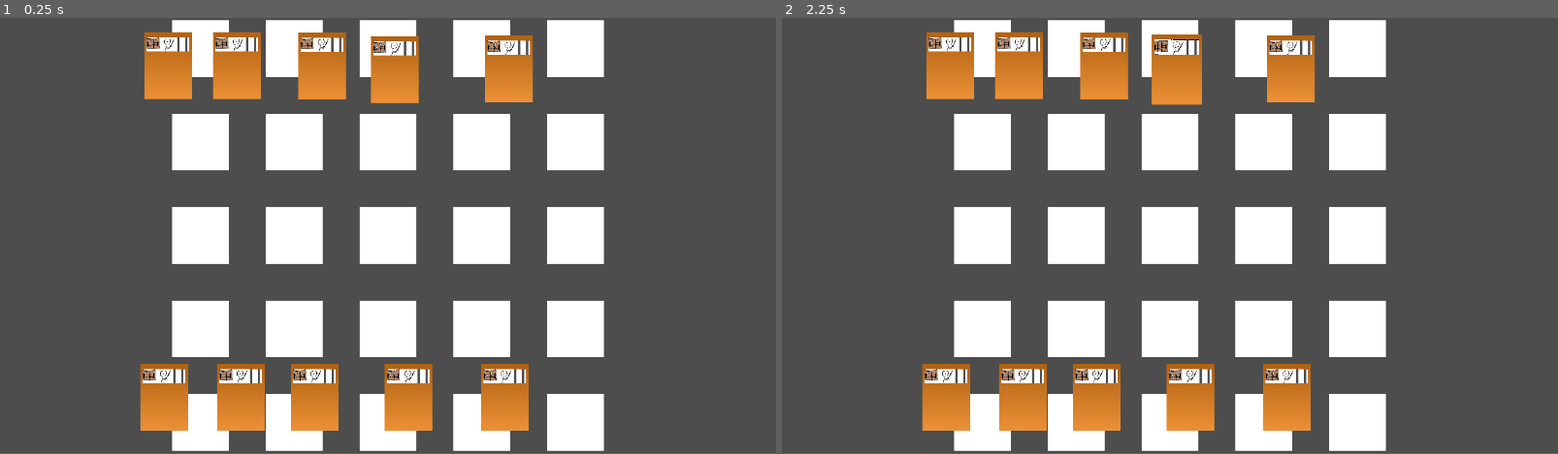
Above: before the commit, frames 1-2 (left to right).
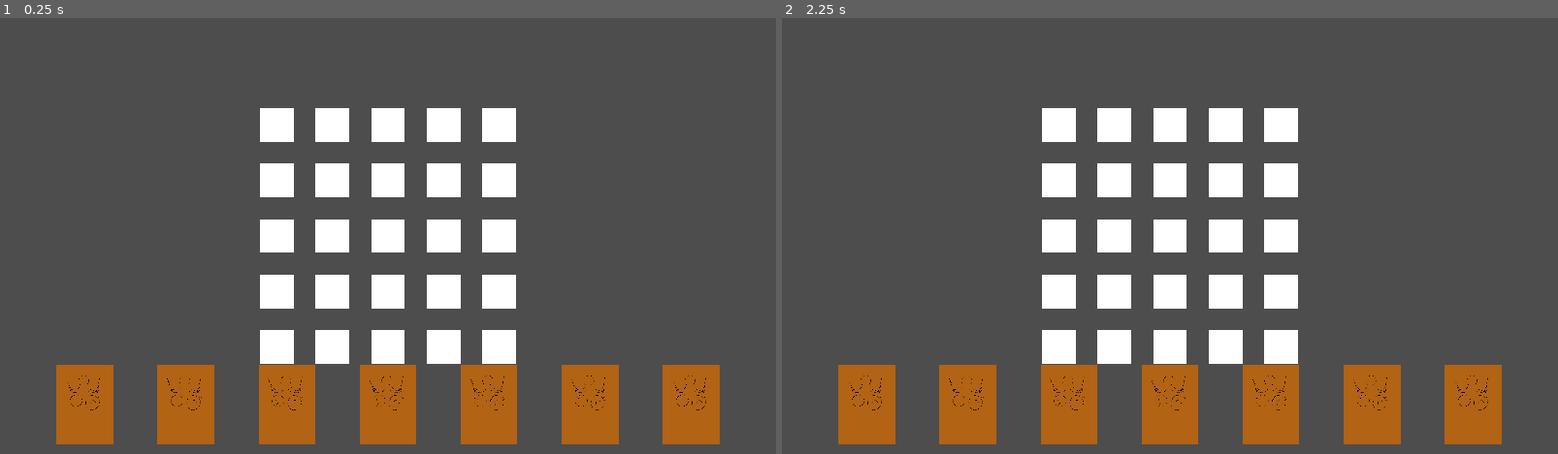
Above: after the commit, the same moments.

Repository: WywySenarios/Senarios
Game: Godot game, scene res://Scenes/level.tscn
Two runs of this game, one before a commit and one after it. Both use one fixed random seed, a clock stepped at 60 frames per second and the inputs below. This scene is started directly instead of the project's main scene.
Inputs (mouse positions are in pixels of both pictures, inside the frame that each line leads up to):
- Up to frame 1 (0.25 s): no input
- Up to frame 2 (2.25 s): tap Enter at 0.5, 2 s; move the mouse to (983, 48) at 0.52 s; press the mouse at (983, 48) at 0.53 s; hold D (right) 0.53-1.28 s; tap Space at 1.25 s; move the mouse to (1076, 48) at 1.27 s; release the mouse at (1076, 48) at 1.28 s; hold S (down) 1.28-2.03 s; tap Mouse wheel down (scroll_down) at 1.35 s; move the mouse to (1170, 48) at 2.02 s; hold D (right) from 2.03 s (still down); tap Mouse wheel up (scroll_up) at 2.1 s
In our replay, the window is 800x449 before the commit and 800x450 after it. These sizes can differ from the game's own. Grey fills any space a smaller window leaves; there, only what the larger window draws over its background counts as a difference.

The runs differ from the first frame. In frame 1, 36% of the frame differs, in the area x 7-93%, y 0-100%; in frame 2, 36%.

Commit message:
Unresponsive, unconstrained inventories
The script for the inventory is incomplete, so the inventory's size in pixels is not constant. This will be fixed in the future, hence the @experimental annotations.

Diff:
--- a/Scenes/card.tscn
+++ b/Scenes/card.tscn
@@ -35,30 +35,12 @@
 scale = Vector2(0.225, 0.225)
 texture = ExtResource("3_dbm88")
 
+[node name="card_head" type="Sprite2D" parent="."]
+
 [node name="card" type="Area2D" parent="."]
-position = Vector2(0, -75)
 
 [node name="CollisionShape2D" type="CollisionShape2D" parent="card"]
-position = Vector2(0, 75)
 shape = SubResource("RectangleShape2D_y2pvw")
-
-[node name="card_head" type="TextureRect" parent="."]
-anchors_preset = 8
-anchor_left = 0.5
-anchor_top = 0.5
-anchor_right = 0.5
-anchor_bottom = 0.5
-offset_left = -75.0
-offset_top = -100.0
-offset_right = 675.0
-offset_bottom = 150.0
-grow_horizontal = 2
-grow_vertical = 2
-scale = Vector2(0.2, 0.2)
-size_flags_horizontal = 4
-size_flags_vertical = 4
-stretch_mode = 3
-metadata/_edit_use_anchors_ = true
 
 [connection signal="body_entered" from="card" to="." method="_on_deck_maker_card_body_entered"]
 [connection signal="body_exited" from="card" to="." method="_on_deck_maker_card_body_exited"]
--- a/Scenes/level.tscn
+++ b/Scenes/level.tscn
@@ -1,54 +1,29 @@
-[gd_scene load_steps=3 format=3 uid="uid://dbgkh16gjqmti"]
+[gd_scene load_steps=6 format=3 uid="uid://dbgkh16gjqmti"]
 
 [ext_resource type="Script" path="res://scripts/level/Grid.gd" id="1_gsu1h"]
-[ext_resource type="PackedScene" uid="uid://l6f4hac8biah" path="res://scenes/card.tscn" id="3_ylqso"]
+[ext_resource type="Resource" uid="uid://x0vgeyriq0q5" path="res://resources/entity_wywy_shockTrooper.tres" id="3_5lww6"]
+[ext_resource type="PackedScene" uid="uid://5qux38olj7v8" path="res://Scenes/level/inventory.tscn" id="4_yalkr"]
+
+[sub_resource type="Gradient" id="Gradient_6xvj3"]
+
+[sub_resource type="GradientTexture2D" id="GradientTexture2D_k23pq"]
+gradient = SubResource("Gradient_6xvj3")
 
 [node name="Level" type="Node2D"]
-position = Vector2(683, 384)
+
+[node name="Sprite2D" type="Sprite2D" parent="."]
+position = Vector2(0, 500)
+texture = SubResource("GradientTexture2D_k23pq")
+
+[node name="Player 1 Inventory" parent="." instance=ExtResource("4_yalkr")]
+position = Vector2(0, 500)
+cardArray = Array[Resource("res://scripts/card/card.gd")]([ExtResource("3_5lww6"), ExtResource("3_5lww6"), ExtResource("3_5lww6"), ExtResource("3_5lww6"), ExtResource("3_5lww6"), ExtResource("3_5lww6"), ExtResource("3_5lww6")])
 
 [node name="Grid" type="Node2D" parent="."]
+z_index = -1
 script = ExtResource("1_gsu1h")
 
 [node name="tiles" type="Node" parent="Grid"]
 
-[node name="Cards" type="Node" parent="."]
-
-[node name="p1 1" parent="Cards" instance=ExtResource("3_ylqso")]
-position = Vector2(289, 670)
-scale = Vector2(0.5, 0.5)
-
-[node name="p1 2" parent="Cards" instance=ExtResource("3_ylqso")]
-position = Vector2(424, 670)
-scale = Vector2(0.5, 0.5)
-
-[node name="p1 3" parent="Cards" instance=ExtResource("3_ylqso")]
-position = Vector2(554, 670)
-scale = Vector2(0.5, 0.5)
-
-[node name="p1 4" parent="Cards" instance=ExtResource("3_ylqso")]
-position = Vector2(719, 670)
-scale = Vector2(0.5, 0.5)
-
-[node name="p1 5" parent="Cards" instance=ExtResource("3_ylqso")]
-position = Vector2(889, 670)
-scale = Vector2(0.5, 0.5)
-
-[node name="p2 1" parent="Cards" instance=ExtResource("3_ylqso")]
-position = Vector2(296, 84)
-scale = Vector2(0.5, 0.5)
-
-[node name="p2 2" parent="Cards" instance=ExtResource("3_ylqso")]
-position = Vector2(417, 84)
-scale = Vector2(0.5, 0.5)
-
-[node name="p2 3" parent="Cards" instance=ExtResource("3_ylqso")]
-position = Vector2(567, 85)
-scale = Vector2(0.5, 0.5)
-
-[node name="p2 4" parent="Cards" instance=ExtResource("3_ylqso")]
-position = Vector2(695, 91)
-scale = Vector2(0.5, 0.5)
-
-[node name="p2 5" parent="Cards" instance=ExtResource("3_ylqso")]
-position = Vector2(896, 90)
-scale = Vector2(0.5, 0.5)
+[node name="Camera2D" type="Camera2D" parent="."]
+zoom = Vector2(0.5, 0.5)
--- /dev/null
+++ b/Scenes/level/inventory.tscn
@@ -0,0 +1,7 @@
+[gd_scene load_steps=2 format=3 uid="uid://5qux38olj7v8"]
+
+[ext_resource type="Script" path="res://scripts/level/inventory.gd" id="1_jf0b6"]
+
+[node name="Inventory" type="Node2D"]
+script = ExtResource("1_jf0b6")
+cardArray = Array[Resource("res://scripts/card/card.gd")]([null])
--- a/project.godot
+++ b/project.godot
@@ -22,8 +22,7 @@
 
 [display]
 
-window/size/viewport_width=1366
-window/size/viewport_height=768
+window/stretch/mode="canvas_items"
 
 [dotnet]
 
--- /dev/null
+++ b/resources/entity_wywy_shockTrooper.tres
@@ -0,0 +1,20 @@
+[gd_resource type="Resource" script_class="Entity" load_steps=3 format=3 uid="uid://x0vgeyriq0q5"]
+
+[ext_resource type="Texture2D" uid="uid://d1bveqsykc3bk" path="res://assets/cards/card_images/cardImage-Electro-shock-Trooper.png" id="1_ix26v"]
+[ext_resource type="Script" path="res://scripts/card/entity.gd" id="1_w1aep"]
+
+[resource]
+script = ExtResource("1_w1aep")
+health = 1.0
+hpr = 0.0
+shield = 0.0
+aggressive = true
+currentMove = 0
+moves = Array[Resource("res://scripts/card/move.gd")]([])
+abilities = Array[Resource("res://scripts/card/ability.gd")]([])
+name = "Shock Trooper"
+cardType = ""
+generation = 4
+cost = 0.0
+type = Array[String]([])
+image = ExtResource("1_ix26v")
--- a/scripts/deck_maker/deck_maker_card.gd
+++ b/scripts/deck_maker/deck_maker_card.gd
@@ -23,10 +23,15 @@
 
 ## @experimental
 func _ready() -> void:
+	print(faceup)
 	if (faceup):
+		$Backside.hide()
 		$Frontside.show()
+		$card_head.show()
 	else:
+		$Backside.show()
 		$Frontside.hide()
+		$card_head.hide()
 
 	$card_head.texture = card.image
 
@@ -55,9 +60,11 @@
 func flipOver() -> void:
 	if (faceup):
 		faceup = false
+		$Backside.show()
 		$Frontside.hide()
 	else:
 		faceup = true
+		$Backside.hide()
 		$Frontside.show()
 
 func _on_deck_maker_card_mouse_entered() -> void:
--- a/scripts/level/Grid.gd
+++ b/scripts/level/Grid.gd
@@ -7,6 +7,8 @@
 @export var tileLength: int = 150
 ## Margin between gridtiles in pixels.
 @export var margin: int = 15
+
+const gridTileScene = await preload("res://Scenes/level/grid_tile.tscn")
 
 
 # Not exported variables:
@@ -40,8 +42,7 @@
 		currentCardRow = Array()
 		for b in range(width):
 			# create grid tile
-			currentGridTile = await preload("res://Scenes/level/grid_tile.tscn")
-			currentGridTile = currentGridTile.instantiate()
+			currentGridTile = gridTileScene.instantiate()
 			currentGridTile.set_meta("id", [a,b])
 			# position grid tile correctly:
 			if (oddTiles[1]): # width is odd
@@ -51,7 +52,7 @@
 				distanceFromCenter = b - (width / 2 + 1) + 1
 
 				# default pos + # of tiles * (gap + tile)
-				currentGridTile.position.x = 0.0 + distanceFromCenter * (margin + tileLength)
+				currentGridTile.position.x = distanceFromCenter * (margin + tileLength)
 			else: # width is even
 
 				# subtract 0.5 because no card is at position (0,0). IDK why it works, but it does!
@@ -64,7 +65,7 @@
 			if (oddTiles[0]): # height is odd, similar logic to width
 				distanceFromCenter = a - (height / 2 + 1) + 1
 
-				currentGridTile.position.y = 0.0 + distanceFromCenter * (margin + tileLength)
+				currentGridTile.position.y = distanceFromCenter * (margin + tileLength)
 			else: # height is even, similar logic to width
 				distanceFromCenter = a - (width / 2) - 0.5 + 1
 
@@ -75,12 +76,16 @@
 			# make sure that the grid tile will actually show up and exist
 			add_child(currentGridTile)
 			currentGridTileRow.append(currentGridTile)
+
+			# when the grid is first made, there are no cards on the grid
 			currentCardRow.append(null)
+
 		gridTiles.append(currentGridTileRow)
 		activeCards.append(currentCardRow)
 
 
-	for i in get_parent().get_node("Cards").get_children():
+	# Connect signals of every card inside the scene
+	for i in get_parent().get_node("Player 1 Inventory").get_children():
 		i.place.connect(_on_card_placement)
 
 
--- /dev/null
+++ b/scripts/level/inventory.gd
@@ -0,0 +1,77 @@
+extends Node2D
+
+## Array of cards containing the cards the player has at the start of the match
+@export var cardArray: Array[Card] = []
+
+## specifies whether or not this is the current player's inventory or not
+@export var isMyInventory: bool = false
+
+
+## Inventory Width in pixels
+const inventoryWidth = 1200
+
+## Gap size between cards in pixels
+var gapSize: int = 50
+
+## The width of a card in pixels
+var cardWidth: int = 250
+
+var cards: Array[Node2D] = []
+
+## Inititalizes and places cards to be ready to play!
+## Called when the node enters the scene tree for the first time.
+## Also determines whether or not the cards are faceup or facedown, based on [member Inventory.isMyInventory] (<- check if this doc comment is valid later on)
+## @experimental
+func _ready():
+	# Make a bunch of cards as requested by the cardArray
+	var currentCard
+	for i in range(len(cardArray)):
+		currentCard = await preload("res://Scenes/card.tscn")
+		currentCard = currentCard.instantiate()
+		currentCard.faceup = isMyInventory # faceup ONLY if it's the current player's inventory
+		currentCard.card = cardArray[i]
+		# Card name = Card [i] (e.g. Card 1)
+		currentCard.name = "Card " + str(i)
+		#currentCard.position = Vector2(0,0)
+
+
+		# Make the current card actually exist
+		cards.append(currentCard)
+		add_child(currentCard)
+
+	# Send cardArray to garbage collection
+	cardArray.clear()
+
+	# reposition cards because the cards have just been initialized
+	repositionCards()
+
+## Repositions cards. To be called when a card is removed or added to the inventory
+## @experimental
+func repositionCards():
+
+	if (len(cards) % 2 == 0): # even number of cards
+		# T
+
+		#IDK why the index corrections work, but they do
+		var indexCorrectionPositive = len(cards) / 2 - 2
+		var indexCorrectionNegative = -(len(cards) / 2 - 1)
+
+		# loops through the absolute value of the distance from the center
+		for distanceFromCenter: int in range(1, len(cards) / 2 + 1):
+			cards[indexCorrectionPositive + distanceFromCenter].position.x = (distanceFromCenter * (gapSize + cardWidth) - cardWidth / 2.0)
+			cards[indexCorrectionNegative + distanceFromCenter].position.x = -(distanceFromCenter * (gapSize + cardWidth) - cardWidth / 2.0)
+
+			#print("Inventory card positions: ", distanceFromCenter, " ", indexCorrectionPositive + distanceFromCenter, " ", cards[indexCorrectionPositive + distanceFromCenter].position, " ", cards[indexCorrectionPositive + distanceFromCenter].global_position)
+			#print("Inventory card positions: ", -distanceFromCenter, " ", indexCorrectionNegative + distanceFromCenter, " ", cards[indexCorrectionNegative + distanceFromCenter].position, " ", cards[indexCorrectionNegative + distanceFromCenter].global_position)
+	else: # odd number of cards
+		var indexCorrection = len(cards) / 2
+
+		for distanceFromCenter: int in range(-indexCorrection, indexCorrection + 1):
+			# the actual formula should be 0.5 * cardWidth + 1 * gapSize + 0.5 * cardWidth
+			cards[distanceFromCenter + indexCorrection].position.x = distanceFromCenter * (gapSize + cardWidth)
+			print("Inventory card positions: ", distanceFromCenter, " ", distanceFromCenter + indexCorrection, " ", cards[distanceFromCenter + indexCorrection].global_position)
+
+
+# Called every frame. 'delta' is the elapsed time since the previous frame.
+#func _process(delta):
+	#pass
Binary file changed: assets/cards/card_images/cardImage-Electro-shock-Trooper.png
Binary file added: assets/cards/card_images/cardImage-Fear.png
Not shown, added: assets/cards/card_images/cardImage-Fear.png.import
Binary file added: assets/cards/card_images/cardImage-Fusion-Reactor.png
Not shown, added: assets/cards/card_images/cardImage-Fusion-Reactor.png.import
Binary file added: assets/cards/card_images/cardImage-Gen-4-Deathstick.png
Not shown, added: assets/cards/card_images/cardImage-Gen-4-Deathstick.png.import
Binary file added: assets/cards/card_images/cardImage-Gen-4-Stickman-Factory.png
Not shown, added: assets/cards/card_images/cardImage-Gen-4-Stickman-Factory.png.import
Binary file added: assets/cards/card_images/cardImage-Gen-4-Stickman.png
Not shown, added: assets/cards/card_images/cardImage-Gen-4-Stickman.png.import
Binary file added: assets/cards/card_images/cardImage-Giant-Stickman.png
(and 17 more such lines)
